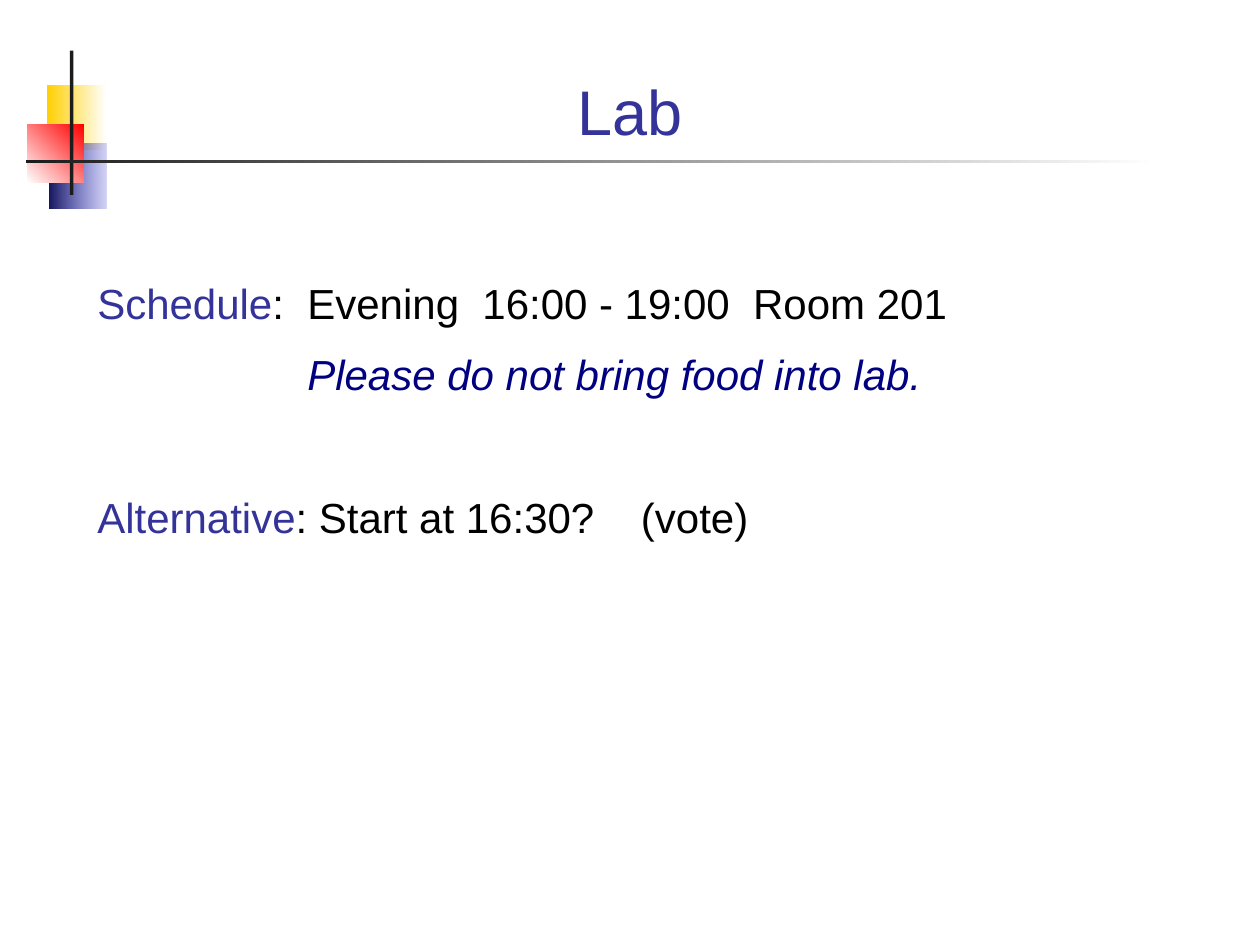
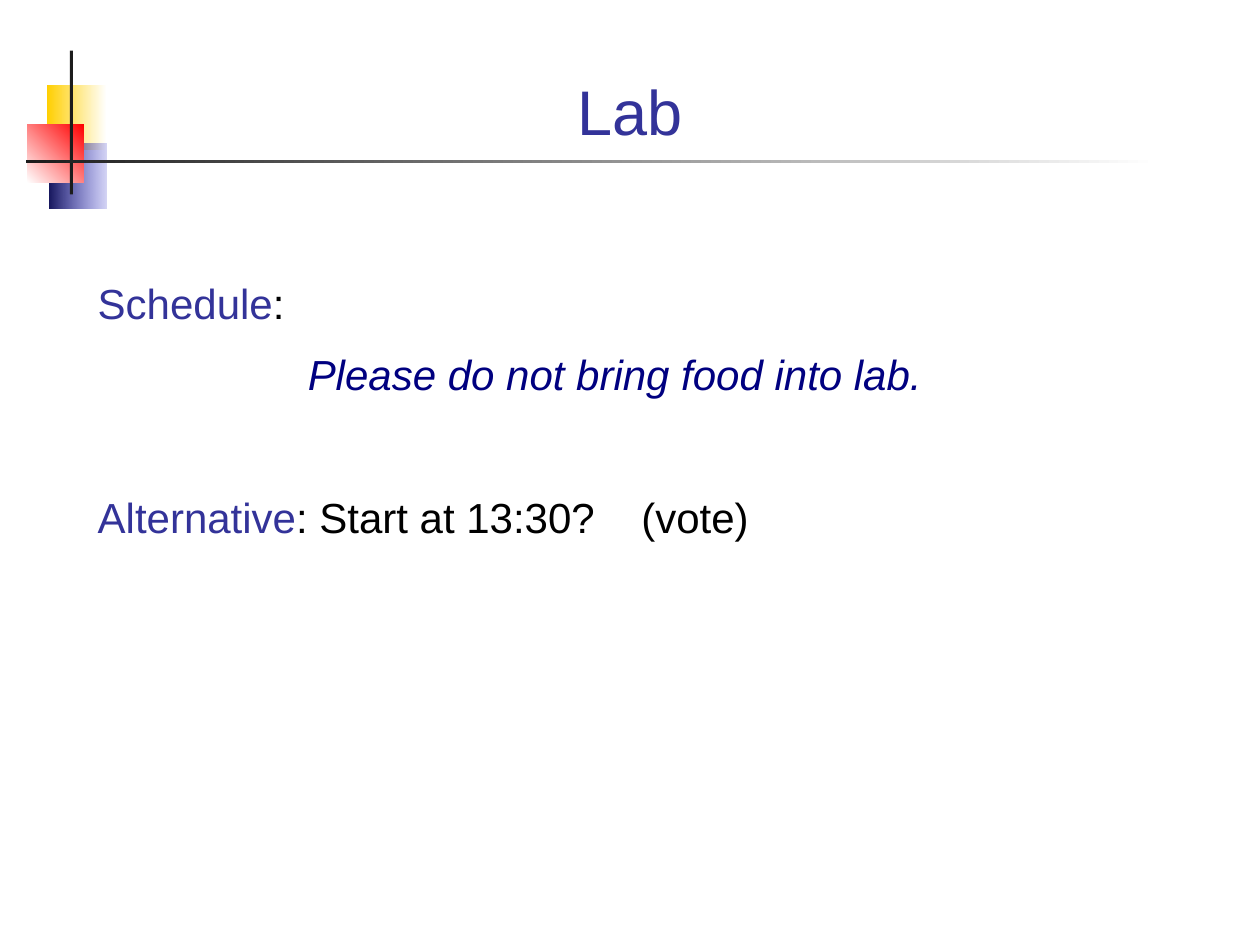
Before and after one commit to skeoop/skeoop.github.io, a slide deck: slide 12 of week1/0-Introduction-to-Course.ppt. Drawn at 1260x945 pixels with LibreOffice and Linux fonts; fonts in the diff are those of the drawing. Boxes give left, top, right and bottom in pixels: in the first picture for what was removed or moved away, otherwise in the second. Text is boxed around its words. In the diff, an @@ line names an element or a change of style, - is before the commit and + after.

```diff
--- a/week1/0-Introduction-to-Course.ppt
+++ b/week1/0-Introduction-to-Course.ppt
@@ text at (98,288,285,320): text changed; text colour #000000 to #333399 @@
-Schedule: Evening 16:00 - 19:00 Room 201
+Schedule:
@@ text at (98,502,748,541): text changed @@
-Alternative: Start at 16:30? (vote)
+Alternative: Start at 13:30? (vote)
```
Also in this commit, not shown: 7 other slides changed, 3 slides added, 2 slides removed, 10 other files.
